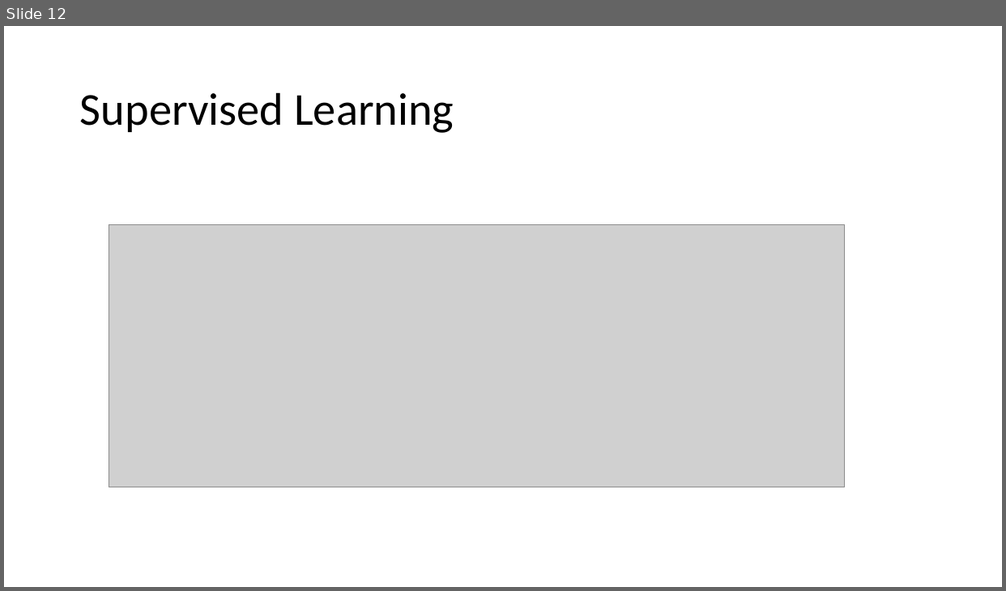
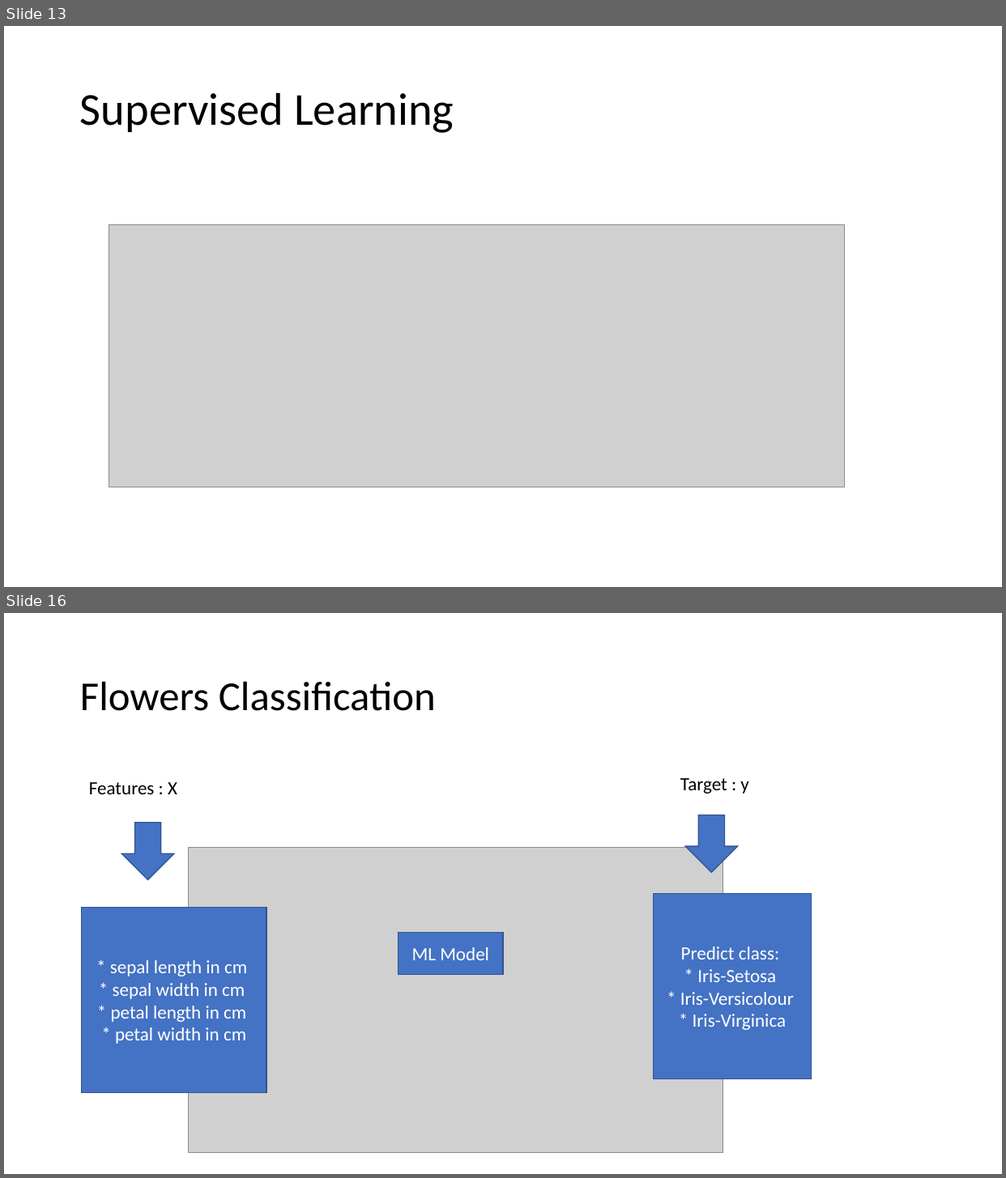
Before and after one commit to alfredofonseca/Python_ML_AFJ_DEMO, a slide deck: afj_ml_demo.pptx. Shown one above the other, each under a label of ours: slide 12 before the commit, slides 13 and 16 after it; the slides between them are not shown. The pictures are 1006x591 and 1006x1178 pixels, drawn with LibreOffice and Linux fonts; fonts in the diff are those of the drawing; grey boxes stand for pictures. Boxes give left, top, right and bottom in pixels: in the first picture for what was removed or moved away, otherwise in the second. Text is boxed around its words. In the diff, an @@ line names an element or a change of style, - is before the commit and + after.

```diff
--- a/afj_ml_demo.pptx
+++ b/afj_ml_demo.pptx
@@ slide 16 added at bbox=[4, 613, 1002, 1174], background #FFFFFF @@
@@ title added at bbox=[80, 681, 436, 711], 39.6 pt, text #000000 @@
+Flowers Classification
@@ text added at bbox=[89, 782, 177, 794], 18 pt, text #000000 @@
+Features : X
@@ text added at bbox=[680, 778, 748, 794], 18 pt, text #000000 @@
+Target : y
@@ down arrow added at bbox=[121, 823, 174, 880], fill #4472C4, outline #325491 1 pt @@
@@ down arrow added at bbox=[685, 815, 738, 873], fill #4472C4, outline #325491 1 pt @@
@@ picture added at bbox=[188, 847, 722, 1152] @@
@@ rectangle added at bbox=[654, 894, 812, 1080], fill #4472C4, outline #325491 1 pt, 18 pt, text #FFFFFF @@
+Predict class:
+* Iris-Setosa
+* Iris-Versicolour
+* Iris-Virginica
@@ rectangle added at bbox=[82, 907, 266, 1093], fill #4472C4, outline #325491 1 pt, 18 pt, text #FFFFFF @@
+* sepal length in cm
+* sepal width in cm
+* petal length in cm
+* petal width in cm
@@ rectangle added at bbox=[398, 933, 503, 975], fill #4472C4, outline #325491 1 pt, 18 pt, text #FFFFFF @@
+ML Model
@@ what was slide 12 is now slide 13 @@
```
Also in this commit, not shown: 2 slides changed, 7 other slides added, 6 other files.
